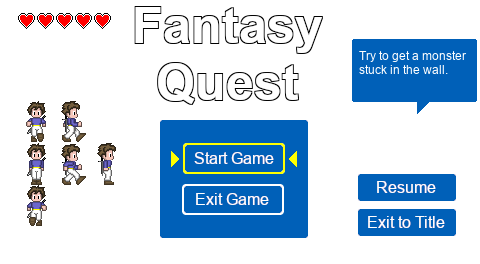
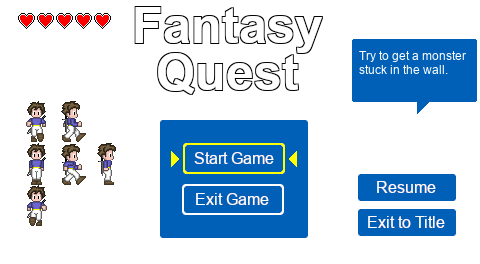
Revision of a layered 480 x 264 image; what changed, layer by layer:
painted on "Background" over (157, 52, 299, 105)
